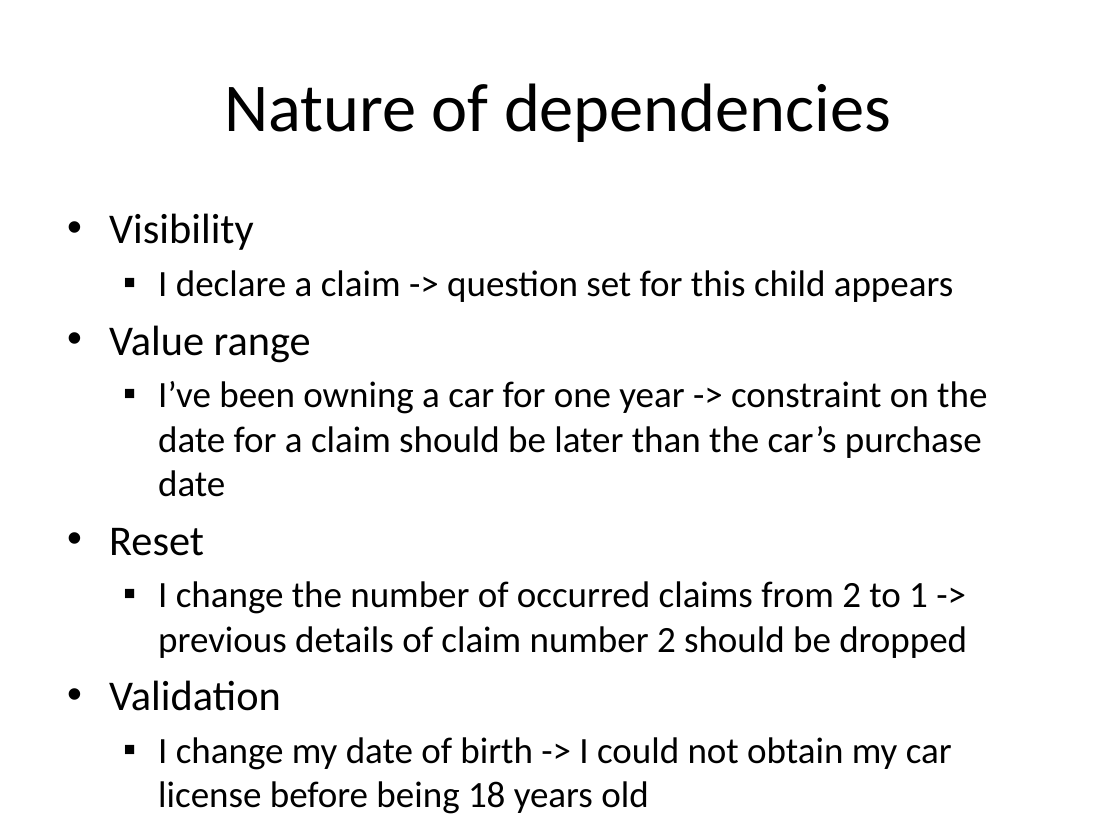
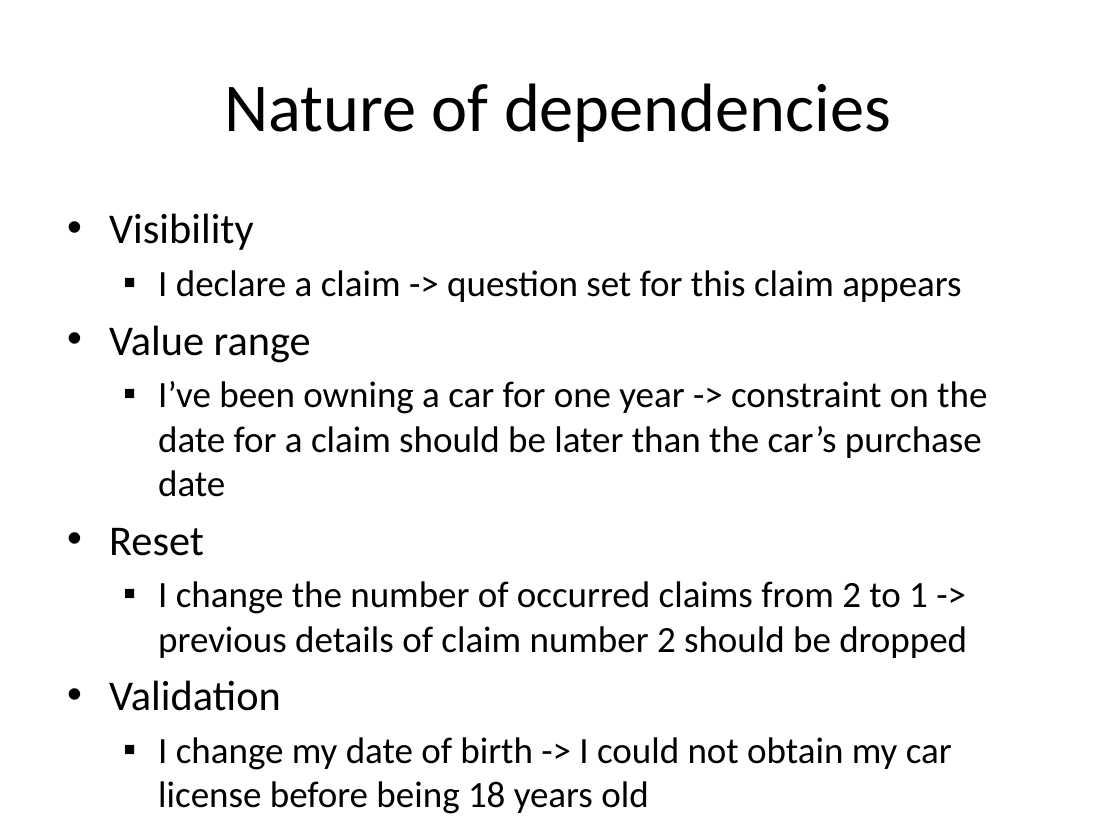
Before and after one commit to lesfurets/mdl4ui, a slide deck: slide 6 of mdl4ui-docs/mdl4ui_cg2013.pptx. Drawn at 1120x840 pixels with LibreOffice and Linux fonts; fonts in the diff are those of the drawing; background and template pictures are left out. Boxes give left, top, right and bottom in pixels: in the first picture for what was removed or moved away, otherwise in the second. Text is boxed around its words. In the diff, an @@ line names an element or a change of style, - is before the commit and + after.

```diff
--- a/mdl4ui-docs/mdl4ui_cg2013.pptx
+++ b/mdl4ui-docs/mdl4ui_cg2013.pptx
@@ text at <box>158,270,961,302</box>: text changed @@
-  ▪ I declare a claim -> question set for this child appears
+  ▪ I declare a claim -> question set for this claim appears
```
Also in this commit, not shown: 1 other slide changed, 1 other file.
